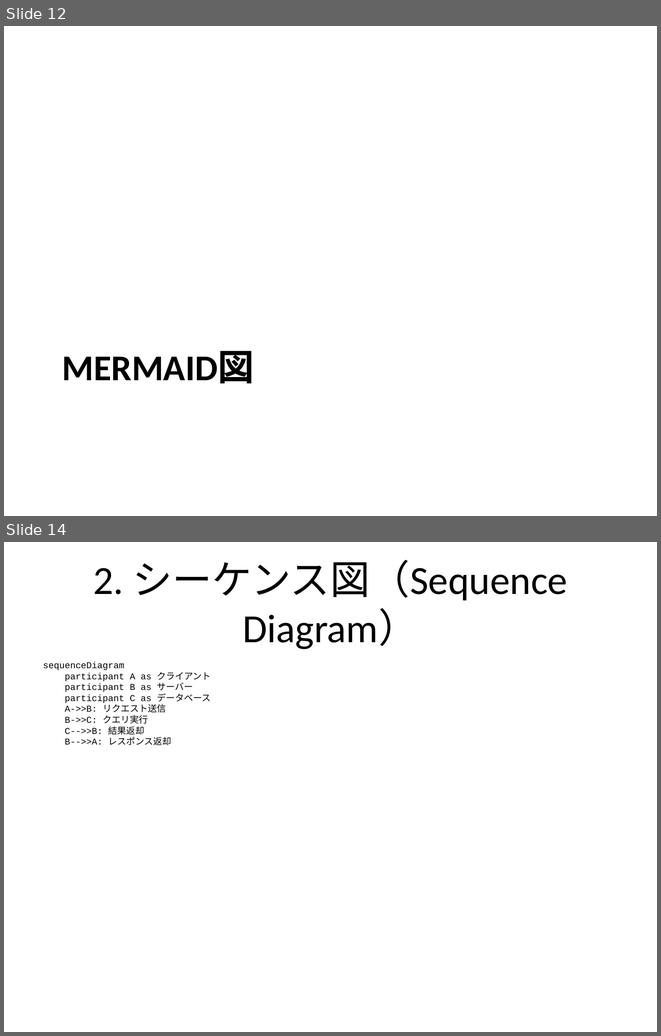
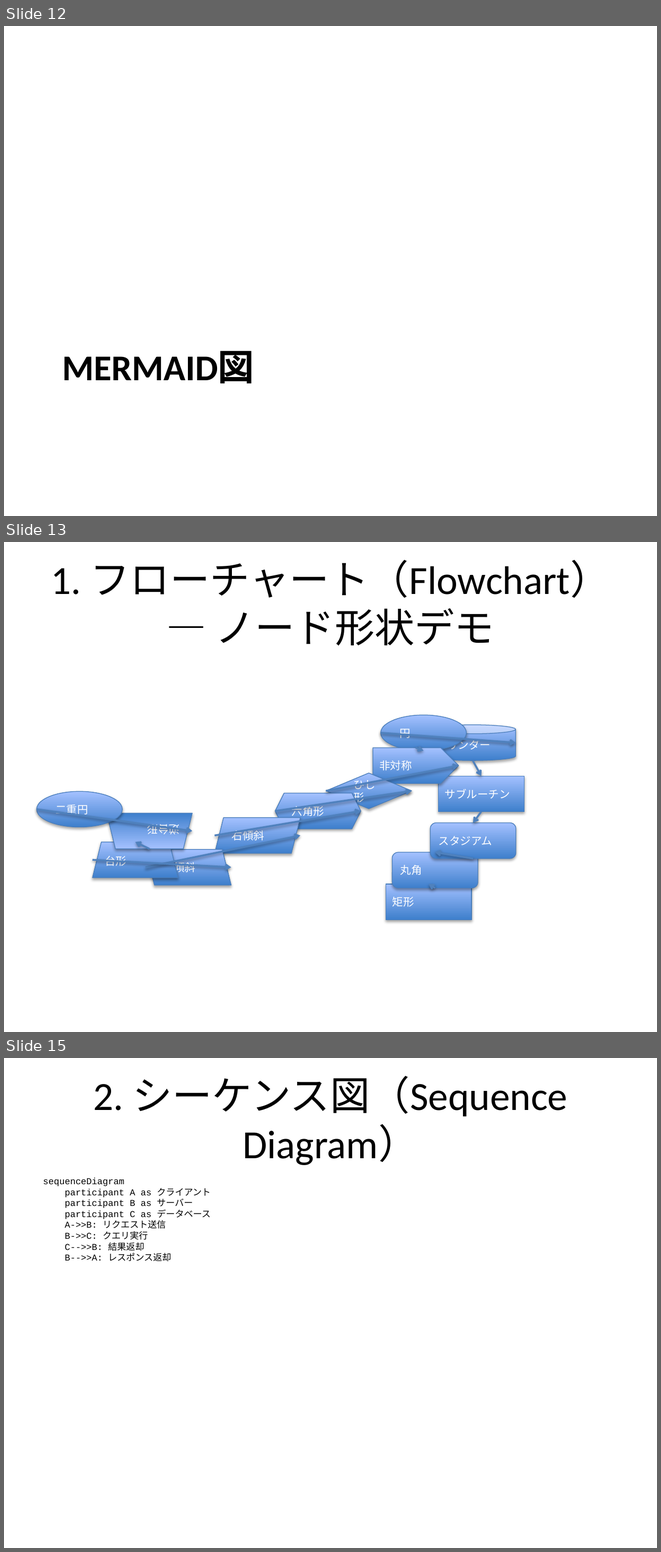
Before and after one commit to notfolder/qmd_to_pptx, a slide deck: demo_full.pptx. Shown one above the other, each under a label of ours: slides 12 and 14 before the commit, slides 12, 13 and 15 after it; the slides between them are not shown. The pictures are 661x1036 and 661x1552 pixels, drawn with LibreOffice and Linux fonts; fonts in the diff are those of the drawing. Boxes give left, top, right and bottom in pixels: in the first picture for what was removed or moved away, otherwise in the second. Text is boxed around its words. In the diff, an @@ line names an element or a change of style, - is before the commit and + after.

Commit message:
Add Mermaid flowchart examples and unit tests for FlowchartRenderer
- Updated demo_full.qmd to include new flowchart node shapes and edge types.
- Created test_mermaid_flowchart.py to implement unit tests for FlowchartRenderer.
- Verified all 14 node shapes and 7 edge arrow types are correctly defined and rendered.
- Added tests for rendering single nodes, edges, and handling various edge cases.

```diff
--- a/demo_full.pptx
+++ b/demo_full.pptx
@@ slide 13 added at (x1=4, y1=542, x2=657, y2=1032), background #FFFFFF @@
@@ title added at (x1=51, y1=559, x2=610, y2=645), 44 pt, text #000000 @@
+1. フローチャート（Flowchart）— ノード形状デモ
@@ ellipse added at (x1=381, y1=715, x2=466, y2=751), fill gradient #3F80CE to #A4C4FF, outline #4B7EBC 0.75 pt, 12 pt, text #FFFFFF @@
+円
@@ cylinder added at (x1=430, y1=725, x2=515, y2=761), fill gradient #3F80CE to #A4C4FF, outline #4B7EBC 0.75 pt, 12 pt, text #FFFFFF @@
+シリンダー
@@ pentagon arrow added at (x1=373, y1=748, x2=458, y2=784), fill gradient #3F80CE to #A4C4FF, outline #4B7EBC 0.75 pt, 12 pt, text #FFFFFF @@
+非対称
@@ arrow added from (381, 733) to (516, 742), #4F81BD 2 pt @@
@@ arrow added from (416, 748) to (423, 750), #4F81BD 2 pt @@
@@ arrow added from (473, 761) to (482, 776), #4F81BD 2 pt @@
@@ diamond added at (x1=326, y1=773, x2=412, y2=809), fill gradient #3F80CE to #A4C4FF, outline #4B7EBC 0.75 pt, 12 pt, text #FFFFFF @@
+ひし形
@@ arrow added from (326, 791) to (458, 765), #4F81BD 2 pt @@
@@ rectangle added at (x1=438, y1=776, x2=524, y2=812), fill gradient #3F80CE to #A4C4FF, outline #4B7EBC 0.75 pt, 12 pt, text #FFFFFF @@
+サブルーチン
@@ ellipse added at (x1=37, y1=792, x2=122, y2=827), fill gradient #3F80CE to #A4C4FF, outline #4B7EBC 0.75 pt, 12 pt, text #FFFFFF @@
+二重円
@@ hexagon added at (x1=275, y1=793, x2=361, y2=829), fill gradient #3F80CE to #A4C4FF, outline #4B7EBC 0.75 pt, 12 pt, text #FFFFFF @@
+六角形
@@ arrow added from (275, 811) to (412, 791), #4F81BD 2 pt @@
@@ arrow added from (37, 809) to (192, 831), #4F81BD 2 pt @@
@@ arrow added from (215, 835) to (361, 811), #4F81BD 2 pt @@
@@ arrow added from (482, 812) to (473, 823), #4F81BD 2 pt @@
@@ trapezoid added at (x1=106, y1=813, x2=192, y2=849), fill gradient #3F80CE to #A4C4FF, outline #4B7EBC 0.75 pt, 12 pt, text #FFFFFF @@
+逆台形
@@ parallelogram added at (x1=215, y1=818, x2=300, y2=854), fill gradient #3F80CE to #A4C4FF, outline #4B7EBC 0.75 pt, 12 pt, text #FFFFFF @@
+右傾斜
@@ rounded rectangle added at (x1=430, y1=823, x2=516, y2=859), fill gradient #3F80CE to #A4C4FF, outline #4B7EBC 0.75 pt, 12 pt, text #FFFFFF @@
+スタジアム
@@ trapezoid added at (x1=92, y1=841, x2=178, y2=877), fill gradient #3F80CE to #A4C4FF, outline #4B7EBC 0.75 pt, 12 pt, text #FFFFFF @@
+台形
@@ arrow added from (150, 849) to (135, 841), #4F81BD 2 pt @@
@@ arrow added from (146, 867) to (300, 835), #4F81BD 2 pt @@
@@ arrow added from (92, 859) to (231, 867), #4F81BD 2 pt @@
@@ parallelogram added at (x1=146, y1=849, x2=231, y2=885), fill gradient #3F80CE to #A4C4FF, outline #4B7EBC 0.75 pt, 12 pt, text #FFFFFF @@
+左傾斜
@@ rounded rectangle added at (x1=392, y1=852, x2=477, y2=888), fill gradient #3F80CE to #A4C4FF, outline #4B7EBC 0.75 pt, 12 pt, text #FFFFFF @@
+丸角
@@ arrow added from (473, 858) to (435, 852), #4F81BD 2 pt @@
@@ rectangle added at (x1=386, y1=884, x2=471, y2=920), fill gradient #3F80CE to #A4C4FF, outline #4B7EBC 0.75 pt, 12 pt, text #FFFFFF @@
+矩形
@@ arrow added from (435, 888) to (429, 884), #4F81BD 2 pt @@
@@ what was slide 14 is now slide 15 @@
```
Also in this commit, not shown: 1 slide changed, 1 other slide added, 1 slide removed, 13 other files.
